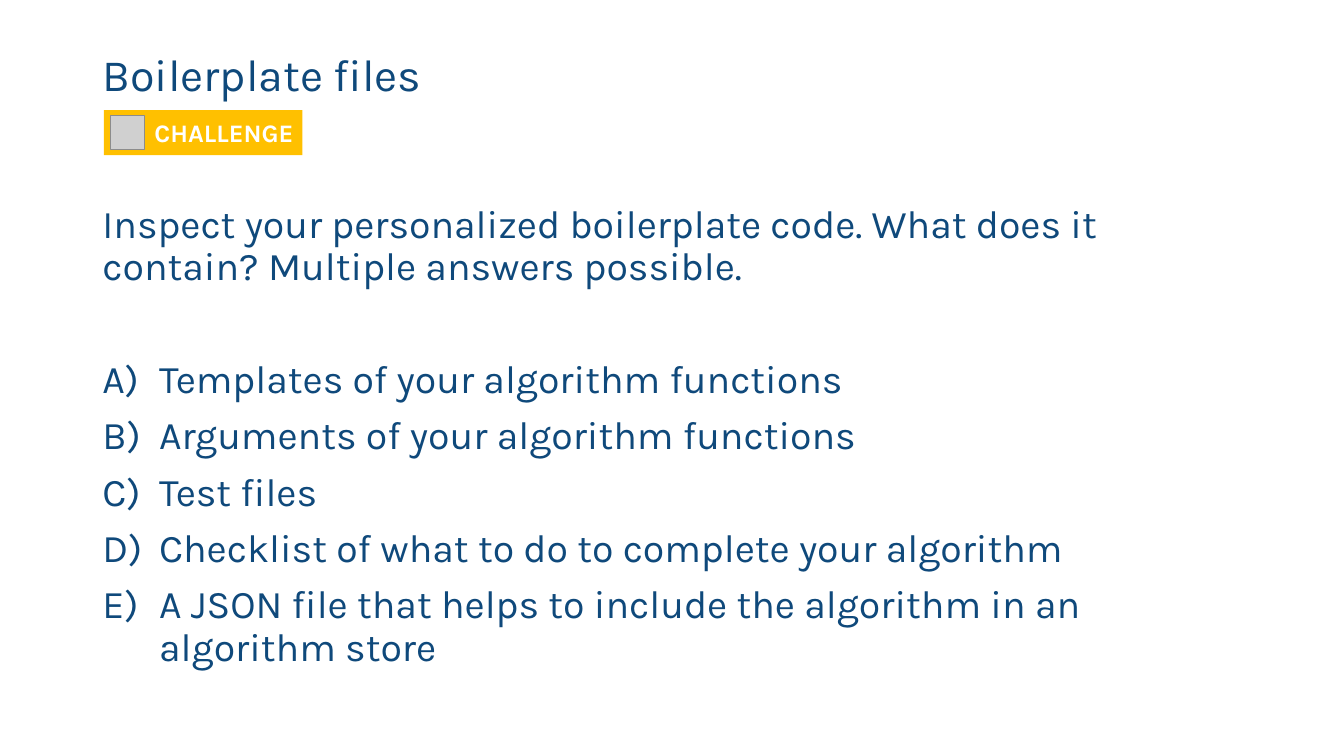
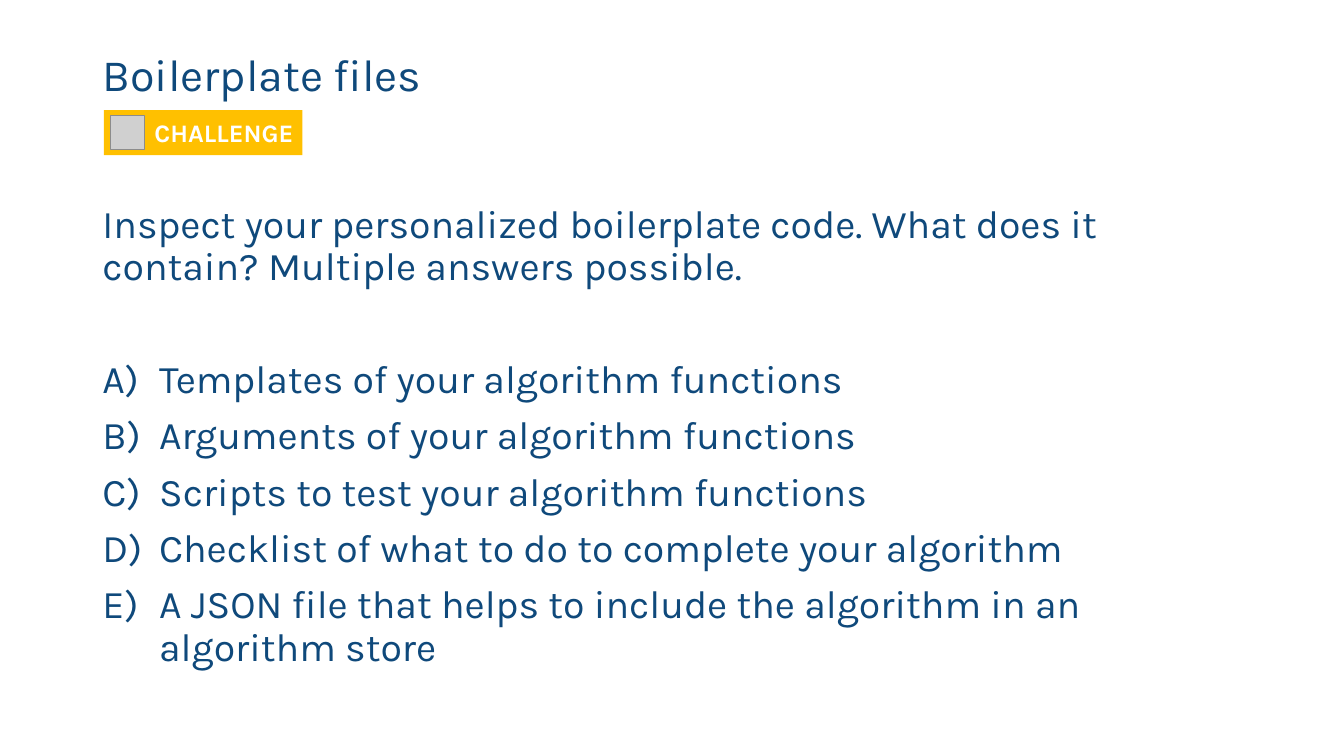
Before and after one commit to vantage6/vantage6-workshop, a slide deck: slide 15 of slides/chapter7_algorithm_development.pptx (slide 13 before the commit). Drawn at 1344x756 pixels with LibreOffice and Linux fonts; fonts in the diff are those of the drawing; grey boxes stand for pictures; background and template pictures are left out. Boxes give left, top, right and bottom in pixels: in the first picture for what was removed or moved away, otherwise in the second. Text is boxed around its words. In the diff, an @@ line names an element or a change of style, - is before the commit and + after.

```diff
--- a/slides/chapter7_algorithm_development.pptx
+++ b/slides/chapter7_algorithm_development.pptx
@@ text at [159,479,867,516]: text changed @@
-C) Test files
+C) Scripts to test your algorithm functions
```
Also in this commit, not shown: 6 other slides changed, 2 slides added.
